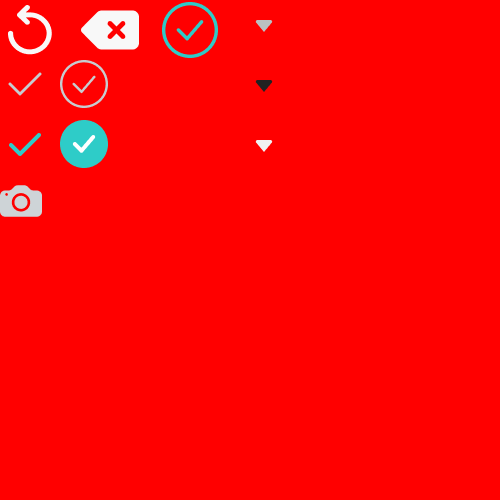
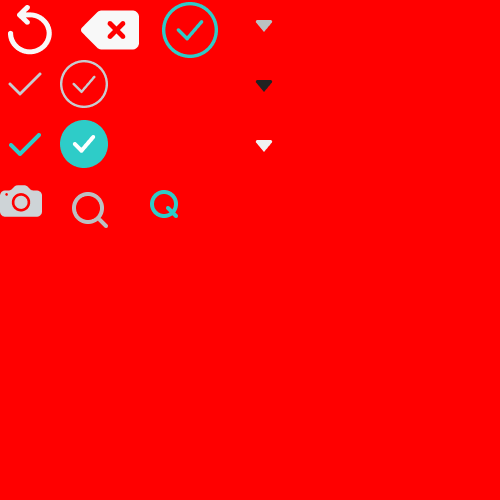
Layer changes from the first 500x500 image to the second:
added group "그룹 1" (1st of 8) with 2 layers above "그룹 1" over [150, 190, 178, 218]
added layer "레이어 1" (1st of 12, in "그룹 1") in group "그룹 1" over [150, 190, 178, 218]
added layer "레이어 2" (1st of 9, in "그룹 1") in group "그룹 1" over [150, 190, 178, 218]
added group "그룹 1" (2nd of 8) with 2 layers above "그룹 1" over [72, 192, 108, 228]
added layer "레이어 1" (2nd of 12, in "그룹 1") in group "그룹 1" over [72, 192, 108, 228]
